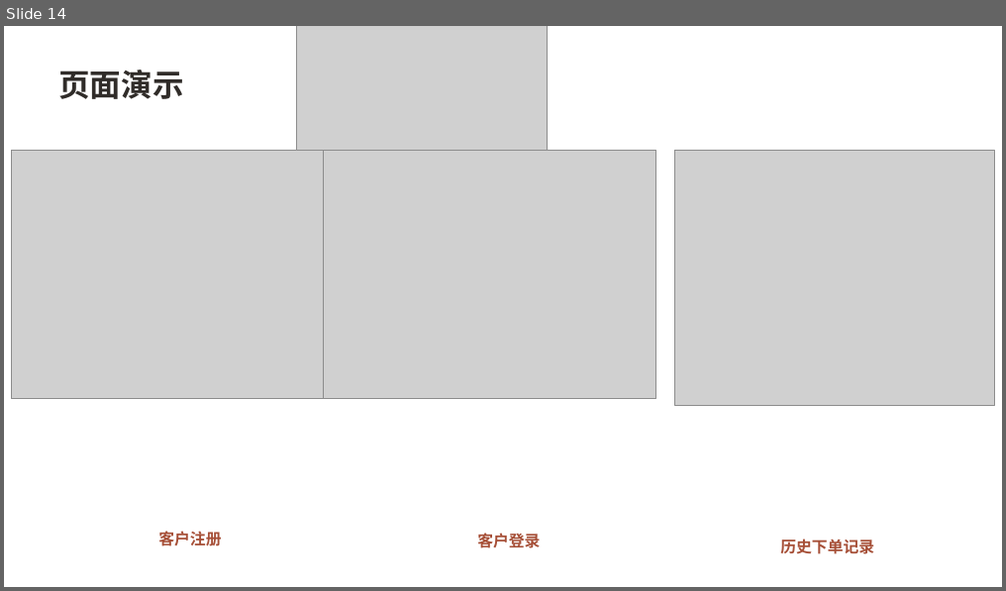
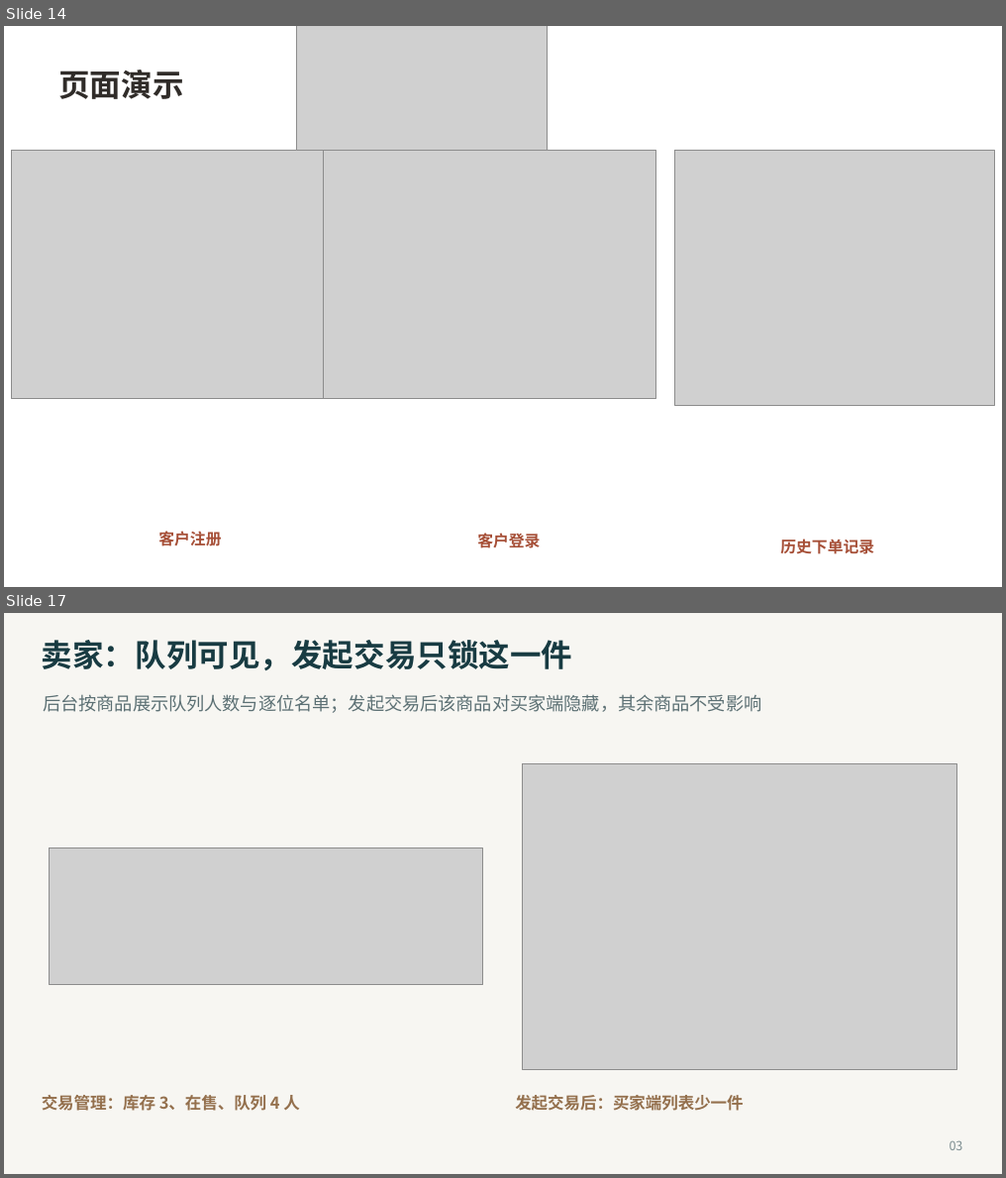
Before and after one commit to hds556/se-course-project, a slide deck: ppt/第三次阶段性评审-在线购物系统.pptx. Shown one above the other, each under a label of ours: slide 14 before the commit, slides 14 and 17 after it; the slides between them are not shown. The pictures are 1006x591 and 1006x1178 pixels, drawn with LibreOffice and Linux fonts; fonts in the diff are those of the drawing; grey boxes stand for pictures. Boxes give left, top, right and bottom in pixels: in the first picture for what was removed or moved away, otherwise in the second. Text is boxed around its words. In the diff, an @@ line names an element or a change of style, - is before the commit and + after.

```diff
--- a/ppt/第三次阶段性评审-在线购物系统.pptx
+++ b/ppt/第三次阶段性评审-在线购物系统.pptx
@@ slide 17 added at (4, 613, 1002, 1174), background #FFFFFF @@
@@ rectangle added at (4, 613, 1002, 1173), fill #F7F6F2 @@
@@ text added at (42, 640, 573, 670), 22.5 pt, text #183B42, bold @@
+卖家：队列可见，发起交易只锁这一件
@@ text added at (43, 694, 761, 713), 12.9 pt, text #5C7074 @@
+后台按商品展示队列人数与逐位名单；发起交易后该商品对买家端隐藏，其余商品不受影响
@@ picture added at (523, 763, 957, 1070) @@
@@ picture added at (49, 849, 483, 985) @@
@@ text added at (42, 1095, 300, 1111), 11.8 pt, text #94704D, bold @@
+交易管理：库存 3、在售、队列 4 人
@@ text added at (515, 1095, 743, 1111), 11.8 pt, text #94704D, bold @@
+发起交易后：买家端列表少一件
@@ text added at (949, 1141, 963, 1151), 9 pt, text #7C8D90 @@
+03
```
Also in this commit, not shown: 6 other slides added, 1 slide removed.
